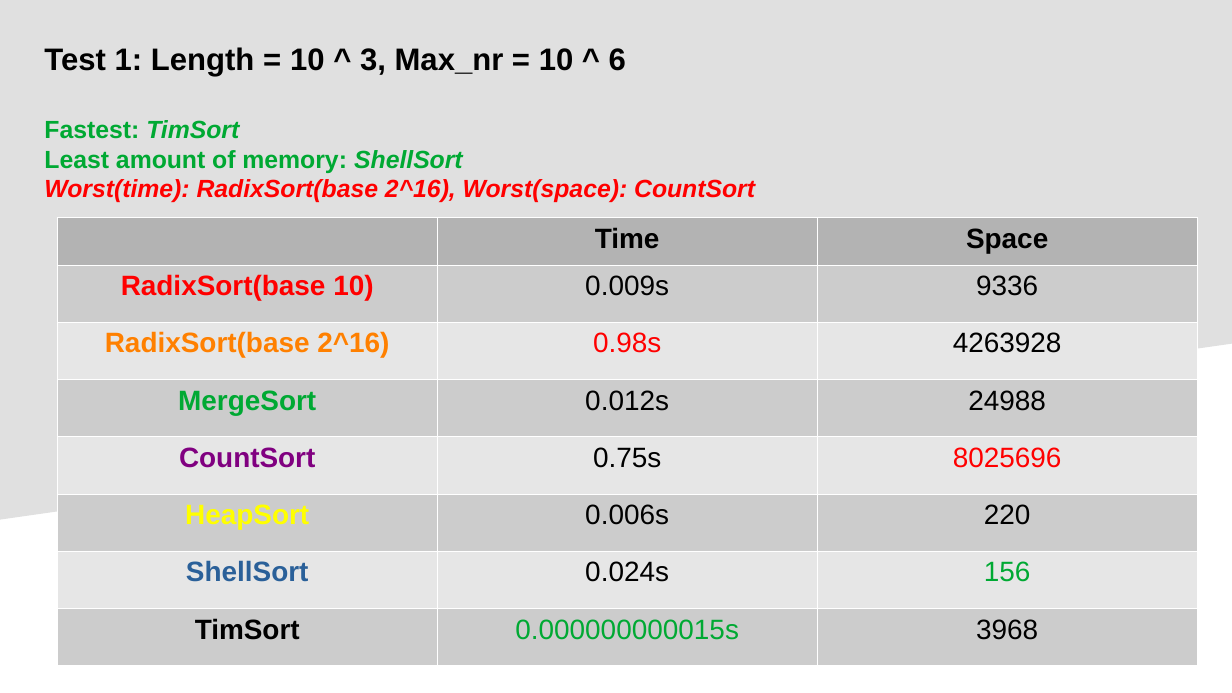
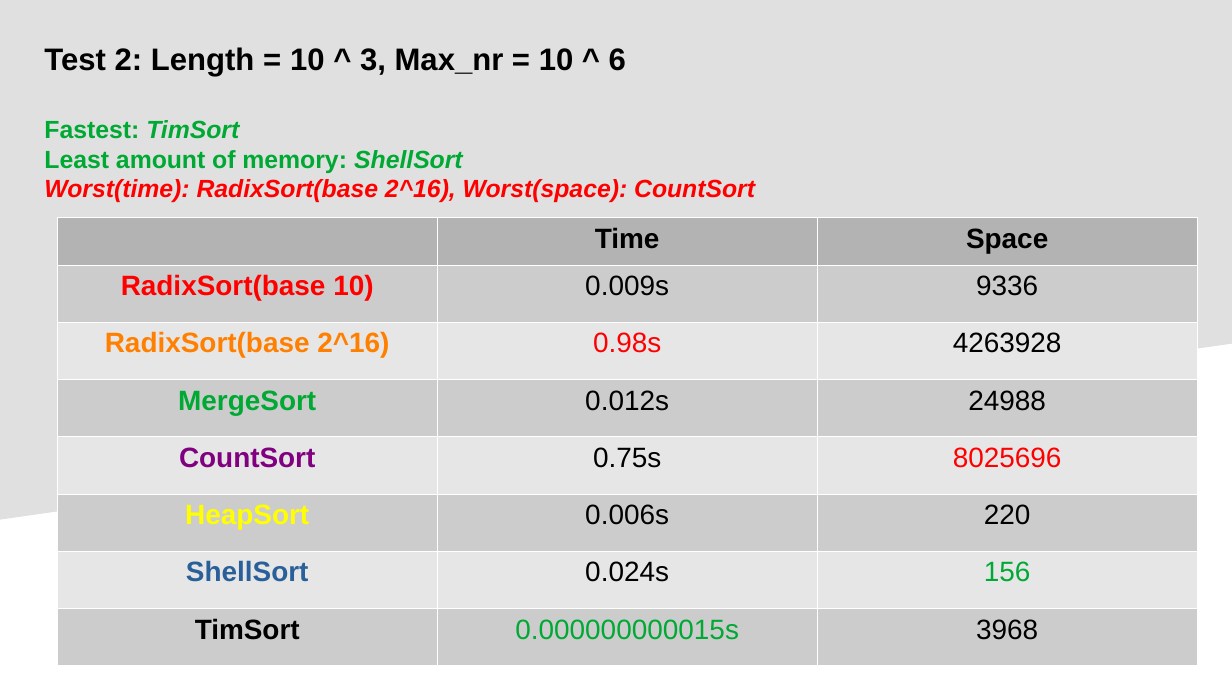
Before and after one commit to VictorE076/Data-Structures, a slide deck: slide 4 of Sorting Algorithms Project.odp. Drawn at 1232x693 pixels with LibreOffice and Linux fonts; fonts in the diff are those of the drawing. Boxes give left, top, right and bottom in pixels: in the first picture for what was removed or moved away, otherwise in the second. Text is boxed around its words. In the diff, an @@ line names an element or a change of style, - is before the commit and + after.

```diff
--- a/Sorting Algorithms Project.odp
+++ b/Sorting Algorithms Project.odp
@@ text at (44, 47, 626, 76): text changed @@
-Test 1: Length = 10 ^ 3, Max_nr = 10 ^ 6
+Test 2: Length = 10 ^ 3, Max_nr = 10 ^ 6
```
Also in this commit, not shown: 5 other slides changed, 4 slides added, 1 other file.
